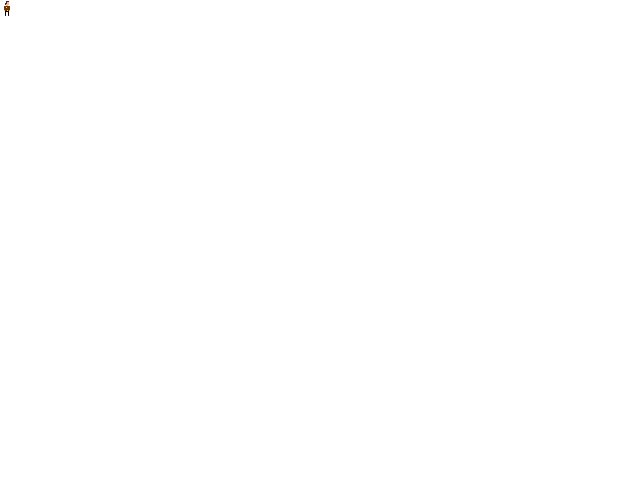
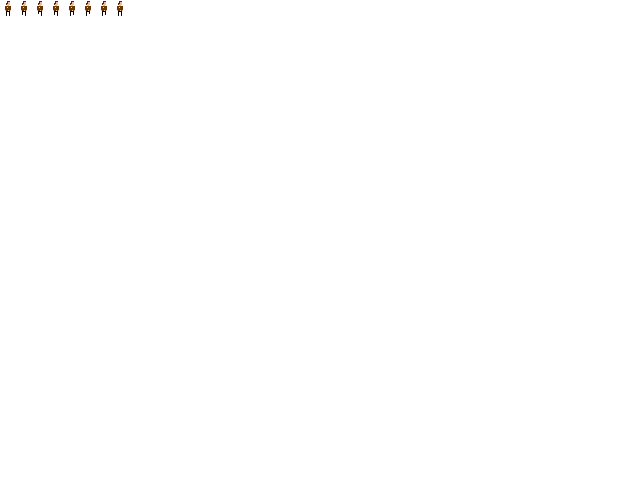
Layered file, before and after one edit (640×480). Changes by layer:
painted on "Hintergrund" over 4, 1, 123, 16
